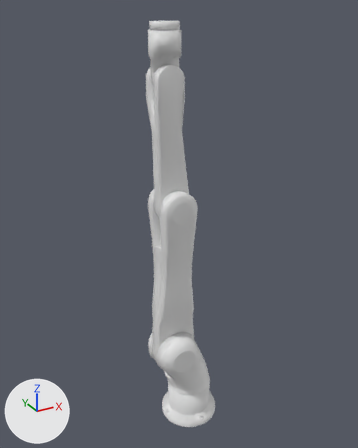
An edit to the Blender file models/kuka/kuka.blend, drawn before and after from the same camera.
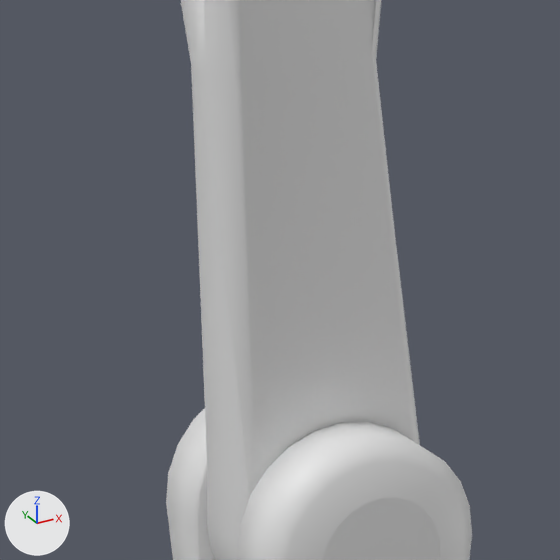
The first picture shows the older version from a 50 mm lens placed at (-7.28, -12.49, 13.87), pointed at (-0.23, 0.33, 7.46). The close-ups show both versions on the part from 34% to 59% of the width and 27% to 48% of the height of that picture; other places that the commit changed are outside them. The axes (+X, +Y, +Z) are drawn at lower left. The lights are the same throughout.

In view in the first close-up: 'kukaLink2', 'kukaLink3'.
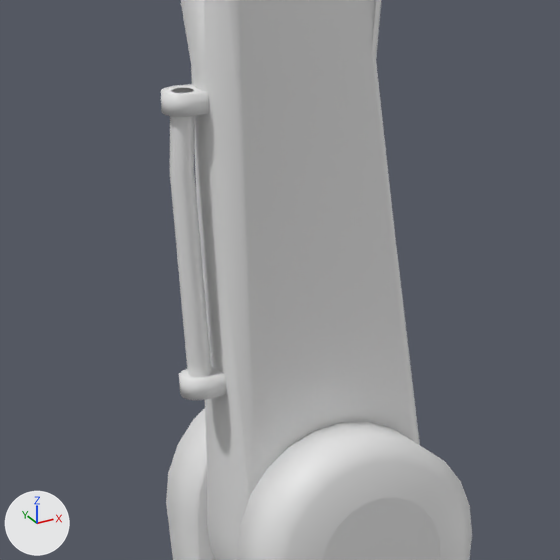
Changed parts and their boxes [x1, y1, x2, y2] in the close-ups (560 x 560 px):
'Circle.006', added: after [170, 116, 212, 377]
'kukaSleeveFixture4', added: after [161, 84, 209, 117]
'kukaSleeveFixture3', added: after [179, 366, 227, 400]

What changed in the scene script:
```text
Add me_circle_011:
    me_circle_011.from_pydata(...)  # 48 vertices, 32 faces; spans x -0.1..0.1, y -0.1..0.1, z -0.05..0.05
    me_circle_011.polygons.foreach_set('use_smooth', [True] * 32)
Add me_circle_015:
    me_circle_015.from_pydata(...)  # 18 vertices, 12 faces; spans x -0.141..0.05, y -0.057..0.06, z -0.004..1.284
    me_circle_015.polygons.foreach_set('use_smooth', [True] * 12)
Add ob_kukasleevefixture3:
    ob_kukasleevefixture3 = bpy.data.objects.new('kukaSleeveFixture3', me_circle_011)
    ob_kukasleevefixture3.parent = ob_kukalink3
    ob_kukasleevefixture3.matrix_parent_inverse = Matrix(((1.0, 0.0, 0.0, 0.643), (0.0, 1.0, 0.0, 0.0119), (0.0, 0.0, 1.0, -8.259), (0.0, 0.0, 0.0, 1.0)))
    ob_kukasleevefixture3.location = (-1.274, 0.0, 9.082)
    ob_kukasleevefixture3.rotation_euler = (0.0, -0.0559, 0.0)  # degrees (0, -3.2, 0)
Add ob_circle_006:
    ob_circle_006 = bpy.data.objects.new('Circle.006', me_circle_015)
    ob_circle_006.parent = ob_kukalink3
    ob_circle_006.matrix_parent_inverse = Matrix(((1.0, 0.0, 0.0, 0.643), (0.0, 1.0, 0.0, 0.0119), (0.0, 0.0, 1.0, -8.259), (0.0, 0.0, 0.0, 1.0)))
    ob_circle_006.location = (-1.278, -0.00259, 9.132)
    ob_circle_006.rotation_euler = (0.0, 0.0227, 0.0)  # degrees (0, 1.3, 0)
Add ob_kukasleevefixture4:
    ob_kukasleevefixture4 = bpy.data.objects.new('kukaSleeveFixture4', me_circle_011.copy())
    ob_kukasleevefixture4.parent = ob_kukalink3
    ob_kukasleevefixture4.matrix_parent_inverse = Matrix(((1.0, 0.0, 0.0, 0.643), (0.0, 1.0, 0.0, 0.0119), (0.0, 0.0, 1.0, -8.259), (0.0, 0.0, 0.0, 1.0)))
    ob_kukasleevefixture4.location = (-1.332, 0.0, 10.46)
```
